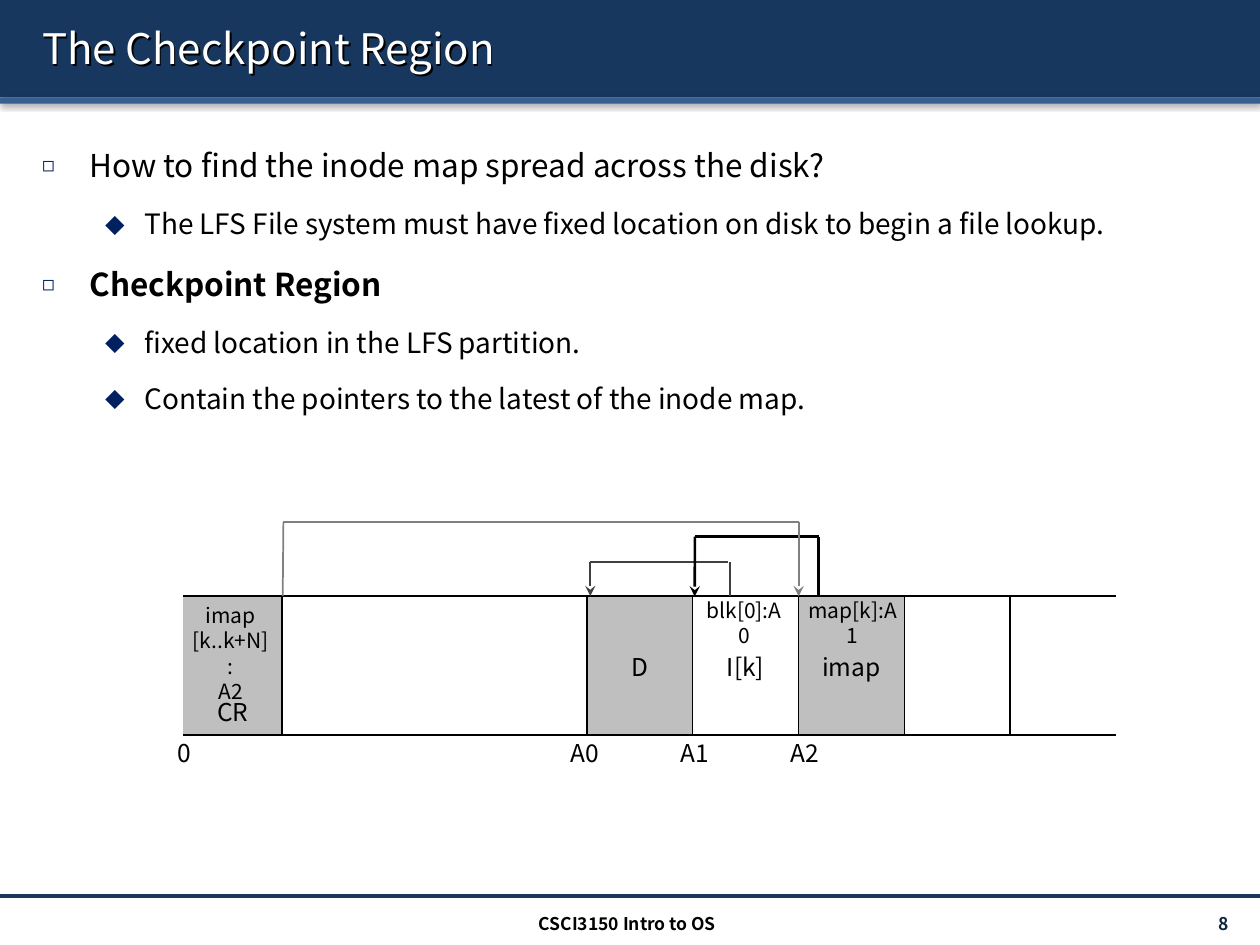
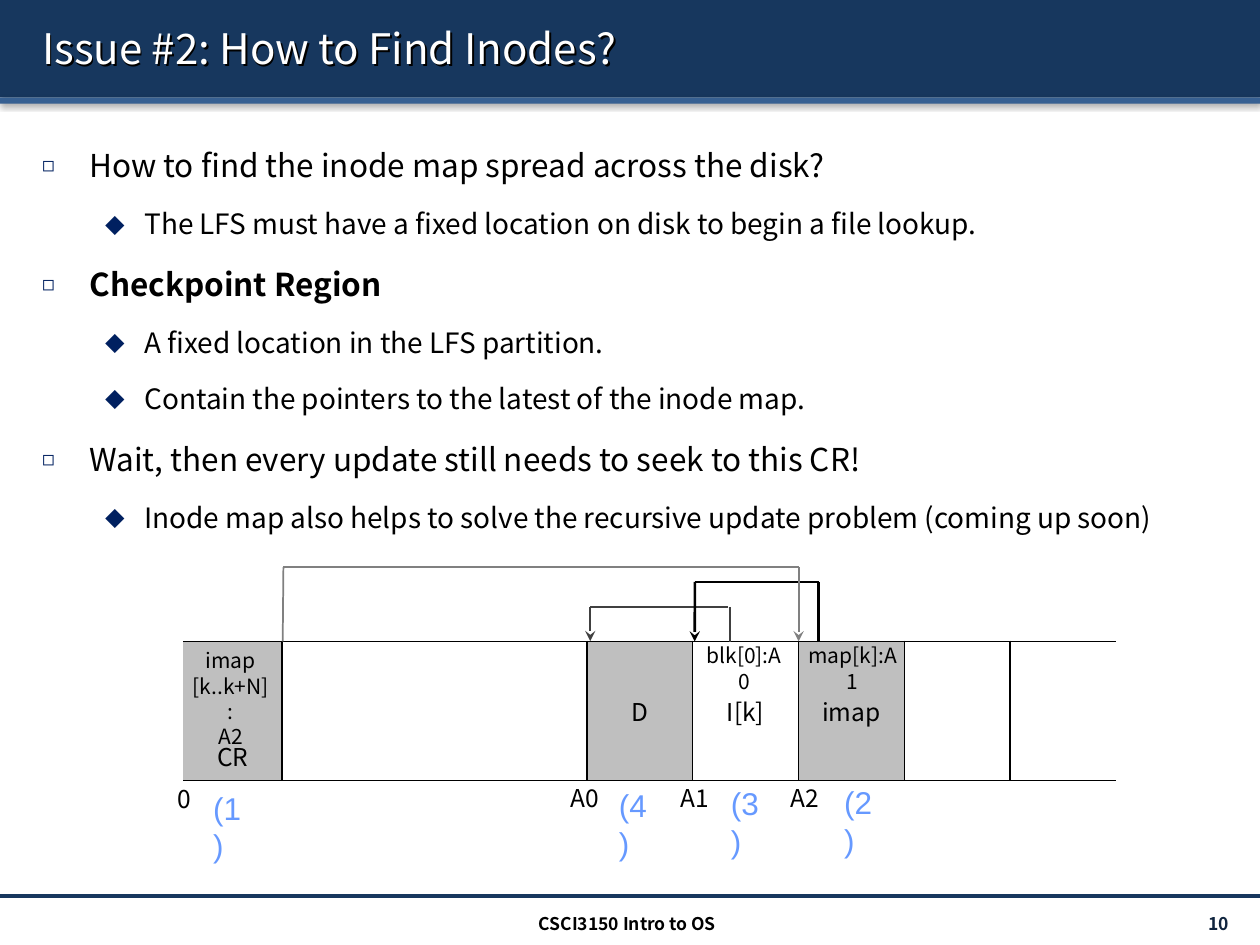
Before and after one commit to henryhxu/CSCI3150, a slide deck: slide 10 of lecture/lec15_lfs.pptx (slide 8 before the commit). Drawn at 1260x945 pixels with LibreOffice and Linux fonts; fonts in the diff are those of the drawing. Boxes give left, top, right and bottom in pixels: in the first picture for what was removed or moved away, otherwise in the second. Text is boxed around its words. In the diff, an @@ line names an element or a change of style, - is before the commit and + after.

```diff
--- a/lecture/lec15_lfs.pptx
+++ b/lecture/lec15_lfs.pptx
@@ title at [42,30,616,67]: text changed @@
-The Checkpoint Region
+Issue #2: How to Find Inodes?
@@ text at [145,211,976,241]: text changed @@
-  ⬥ The LFS File system must have fixed location on disk to begin a file lookup.
+  ⬥ The LFS must have a fixed location on disk to begin a file lookup.
@@ text at [145,330,604,360]: text changed @@
-  ⬥ fixed location in the LFS partition.
+  ⬥ A fixed location in the LFS partition.
@@ text at [89,446,1151,535]: paragraphs added @@
+◻ Wait, then every update still needs to seek to this CR!
+  ⬥ Inode map also helps to solve the recursive update problem (coming up soon)
@@ 7 texts, 6 lines, 3 arrows, 1 table: place and size @@
-7 texts, 6 lines, 3 arrows, 1 table at [178,522,1116,763]
+7 texts, 6 lines, 3 arrows, 1 table at [178,567,1116,809]
@@ text added at [213,797,241,826], 18 pt, text #6699FF @@
+(1)
@@ text added at [619,794,647,823], 18 pt, text #6699FF @@
+(4)
@@ text added at [731,792,759,821], 18 pt, text #6699FF @@
+(3)
@@ text added at [844,791,872,820], 18 pt, text #6699FF @@
+(2)
@@ page number at [1208,917,1229,930]: text changed @@
-8
+10
```
Also in this commit, not shown: 13 other slides changed, 6 slides added.
